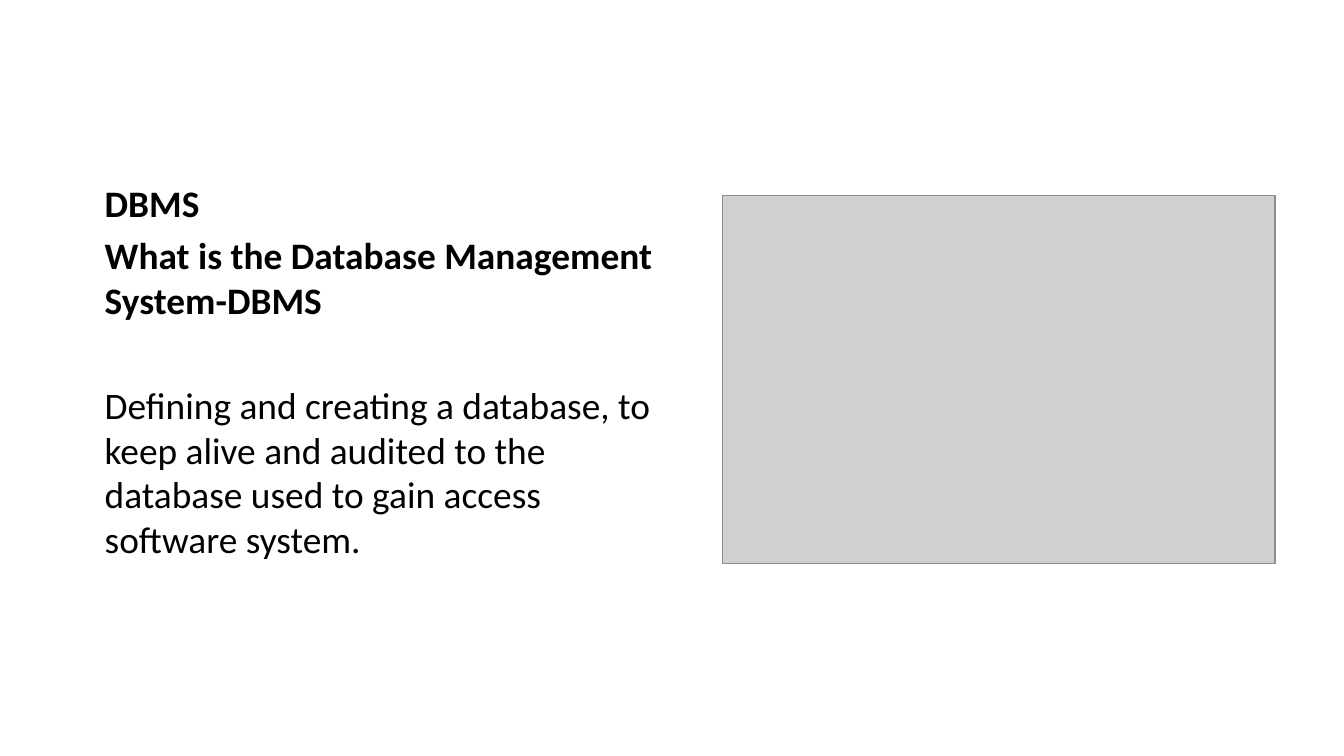
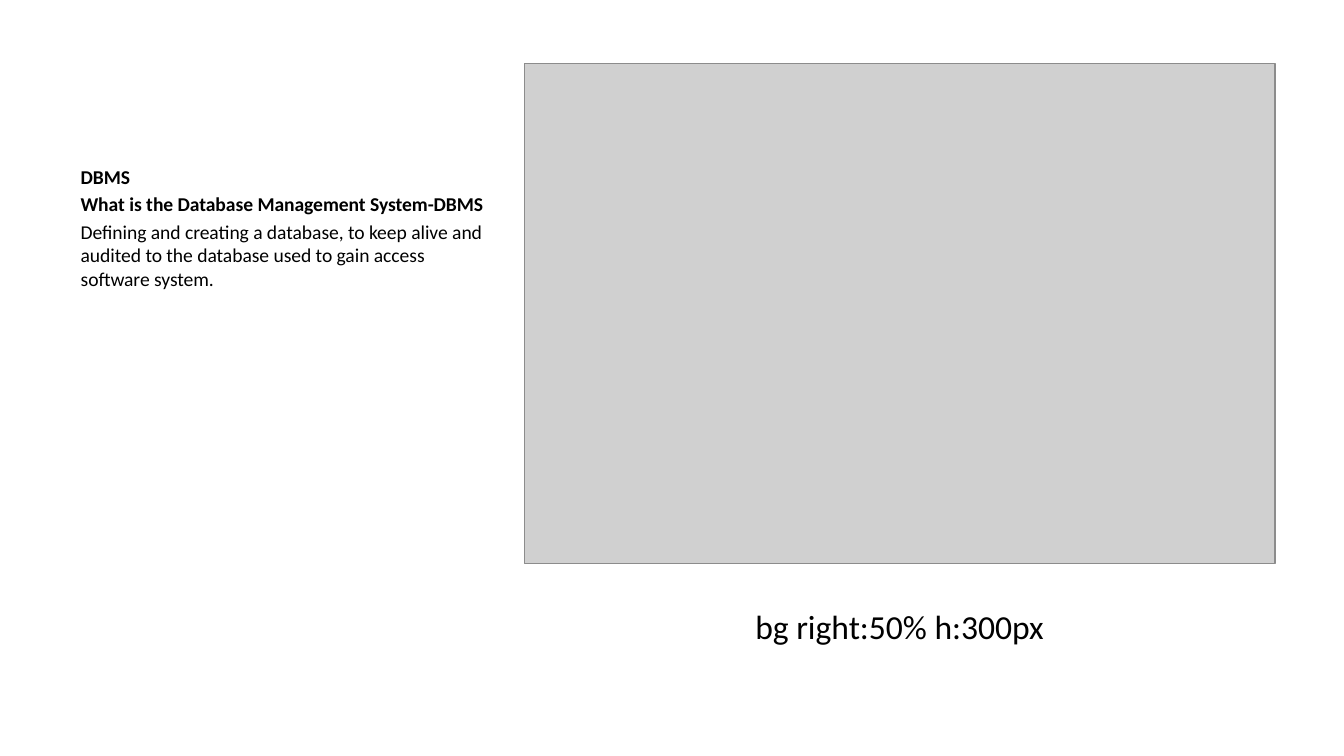
Before and after one commit to ucoruh/course-note-template, a slide deck: slide 6 of docs/week-1/week-1.en.md_word.pptx. Drawn at 1344x756 pixels with LibreOffice and Linux fonts; fonts in the diff are those of the drawing; grey boxes stand for pictures. Boxes give left, top, right and bottom in pixels: in the first picture for what was removed or moved away, otherwise in the second. Text is boxed around its words. In the diff, an @@ line names an element or a change of style, - is before the commit and + after.

```diff
--- a/docs/week-1/week-1.en.md_word.pptx
+++ b/docs/week-1/week-1.en.md_word.pptx
@@ picture resized from (x1=723, y1=196, x2=1275, y2=564) to (x1=524, y1=63, x2=1274, y2=563) @@
@@ text "DBMS" moved from (x1=105, y1=192, x2=652, y2=559) to (x1=81, y1=171, x2=483, y2=289) @@
@@ text "DBMS" at (x1=81, y1=171, x2=483, y2=289): size 20 to 10.5 pt; less space between paragraphs @@
@@ text added at (x1=755, y1=615, x2=1044, y2=645), 18 pt, text #000000 @@
+bg right:50% h:300px
```
Also in this commit, not shown: 5 other slides changed, 3 other files.
